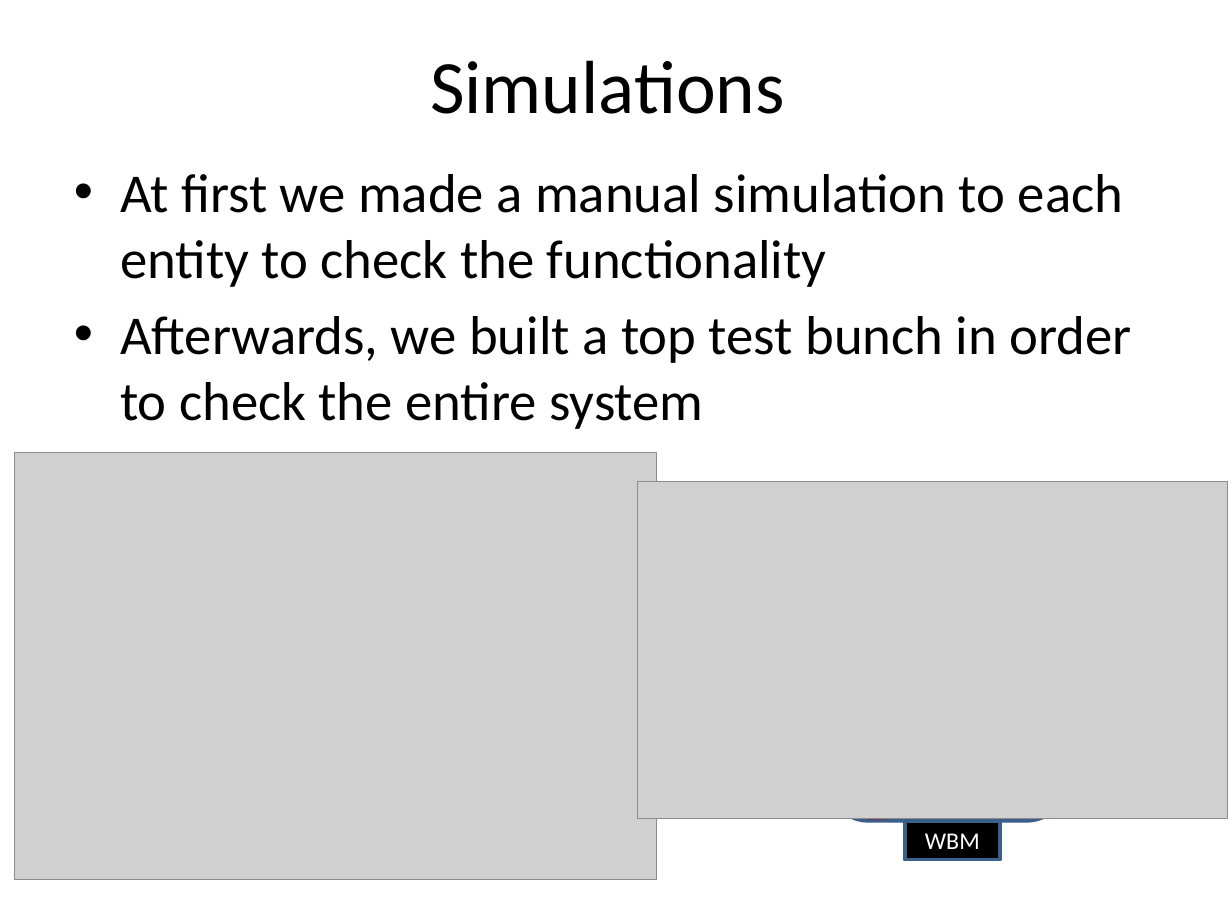
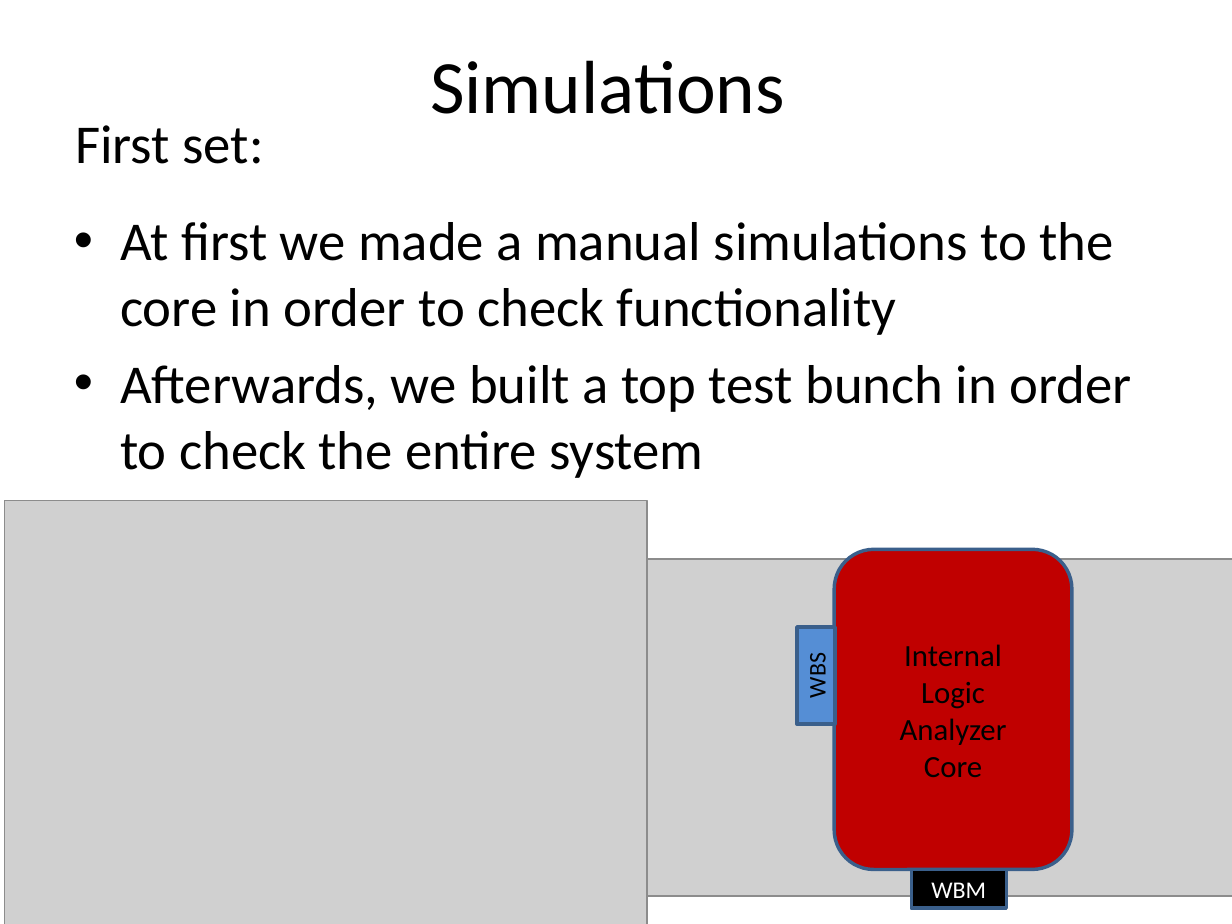
Before and after one commit to battellino/moran-zvika-project, a slide deck: slide 13 of presentation/FinalB/finalB.pptx (slide 11 before the commit). Drawn at 1232x924 pixels with LibreOffice and Linux fonts; fonts in the diff are those of the drawing; grey boxes stand for pictures; background and template pictures are left out. Boxes give left, top, right and bottom in pixels: in the first picture for what was removed or moved away, otherwise in the second. Text is boxed around its words. In the diff, an @@ line names an element or a change of style, - is before the commit and + after.

```diff
--- a/presentation/FinalB/finalB.pptx
+++ b/presentation/FinalB/finalB.pptx
@@ text added at bbox=[75, 125, 263, 164], 32 pt, text #000000 @@
+First set:
@@ text "At first we made a ...": place and size @@
-text "At first we made a ..." at bbox=[120, 174, 1132, 429]
+text "At first we made a ..." at bbox=[120, 222, 1132, 478]
@@ text at bbox=[120, 222, 1113, 335]: text changed @@
-• At first we made a manual simulation to each entity to check the functionality
+• At first we made a manual simulations to the core in order to check functionality
@@ picture: place and size @@
-picture at bbox=[15, 452, 657, 878]
+picture at bbox=[5, 500, 647, 924]
@@ picture: place and size @@
-picture at bbox=[637, 482, 1227, 819]
+picture at bbox=[647, 559, 1232, 897]
@@ rounded rectangle "Internal": place and size @@
-rounded rectangle "Internal" at bbox=[829, 500, 1067, 821]
+rounded rectangle "Internal" at bbox=[834, 549, 1072, 870]
@@ rectangle added at bbox=[797, 627, 835, 724], fill #558ED5, outline #3A5F8C 2 pt, 14 pt, text #000000 @@
+WBS
@@ rectangle "WBM": place and size @@
-rectangle "WBM" at bbox=[904, 821, 999, 859]
+rectangle "WBM" at bbox=[912, 870, 1007, 908]
```
Also in this commit, not shown: 1 other slide changed, 9 slides added, 1 other file.
